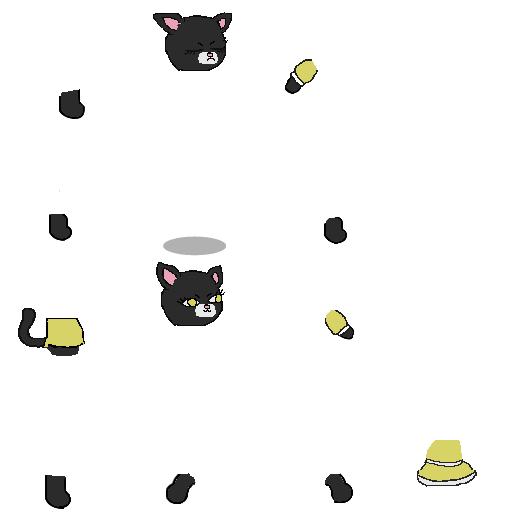
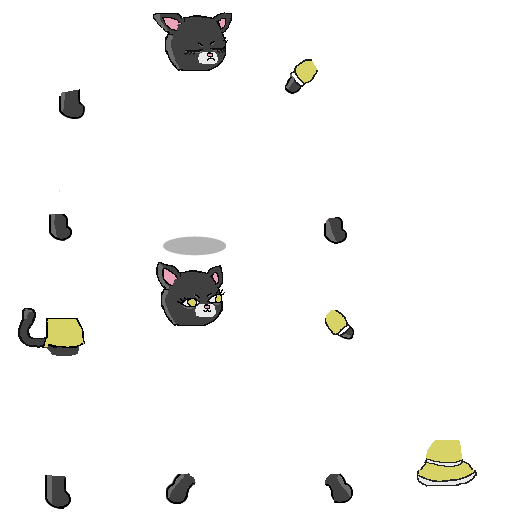
The second 512px x 512px image is a revision of the first. Changes to its layers:
painted on "3-Sylvia_tex Copy" over (x1=20, y1=13, x2=353, y2=507)
